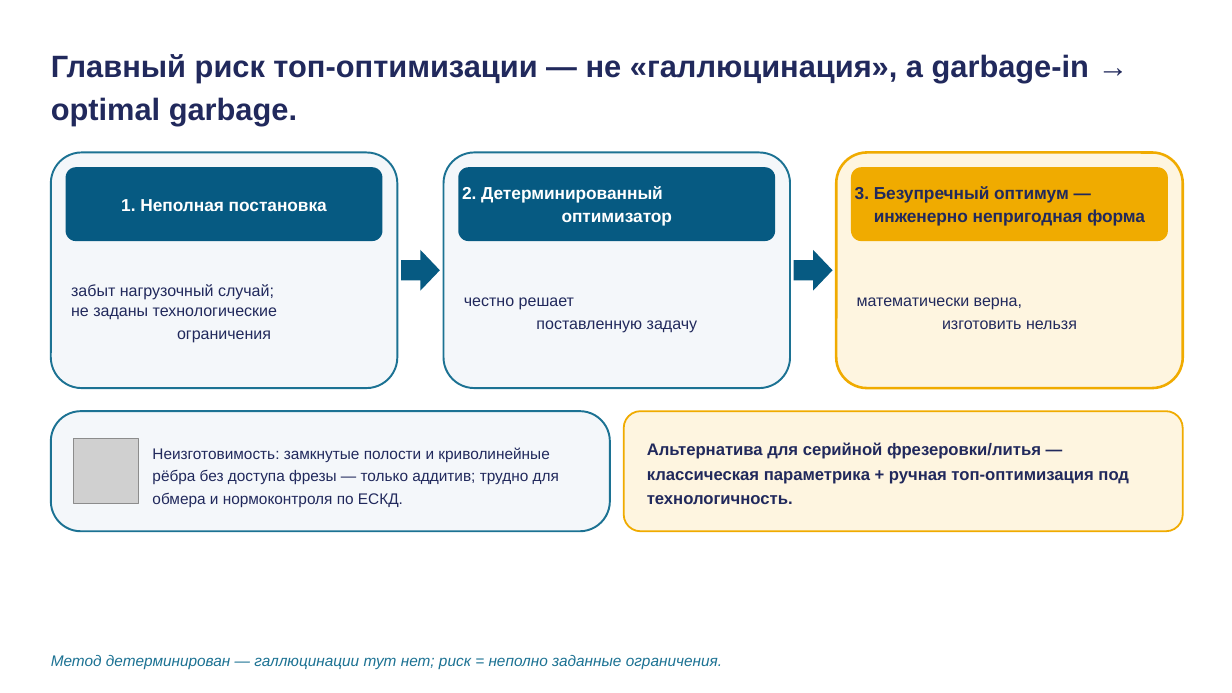
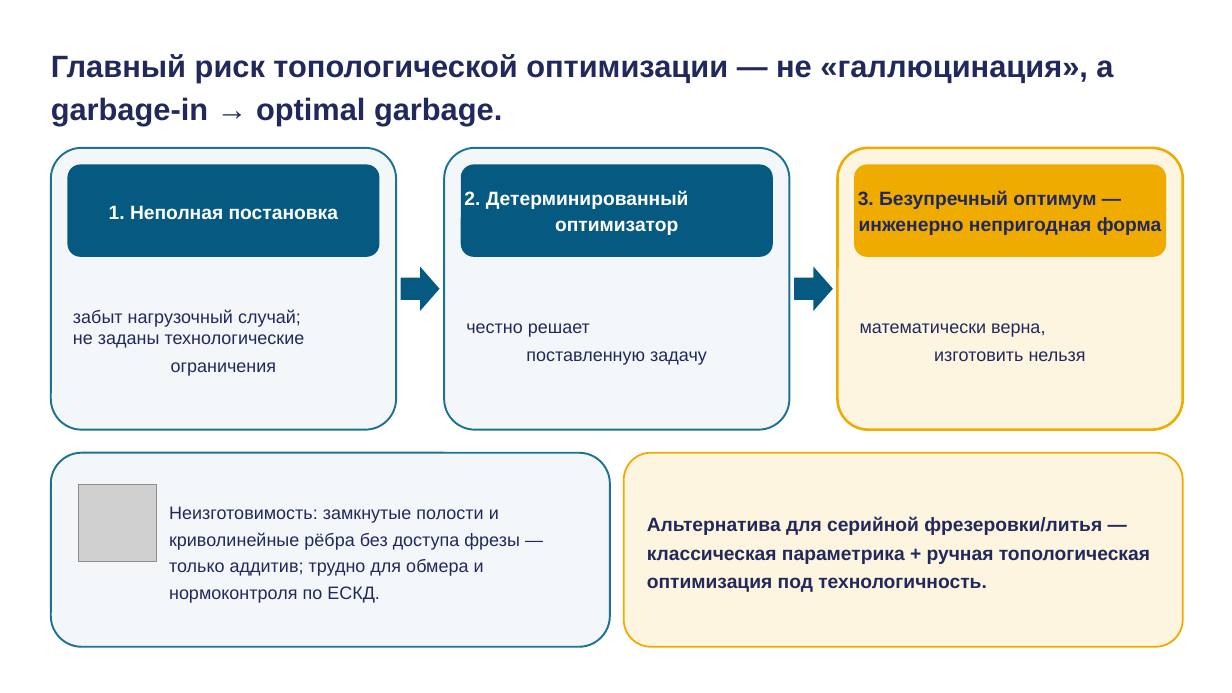
Before and after one commit to tellina-study/AI-usage-lessons, a slide deck: slide 14 of library/lectures/lec-06/rendered/lec-06.pptx. Drawn at 1232x693 pixels with LibreOffice and Linux fonts; fonts in the diff are those of the drawing; grey boxes stand for pictures. Boxes give left, top, right and bottom in pixels: in the first picture for what was removed or moved away, otherwise in the second. Text is boxed around its words. In the diff, an @@ line names an element or a change of style, - is before the commit and + after.

```diff
--- a/library/lectures/lec-06/rendered/lec-06.pptx
+++ b/library/lectures/lec-06/rendered/lec-06.pptx
@@ text at (x1=51, y1=54, x2=1113, y2=126): text changed @@
-Главный риск топ-оптимизации — не «галлюцинация», а garbage-in → optimal garbage.
+Главный риск топологической оптимизации — не «галлюцинация», а garbage-in → optimal garbage.
@@ rounded rectangle resized from (x1=51, y1=152, x2=397, y2=388) to (x1=51, y1=148, x2=396, y2=430) @@
@@ rounded rectangle resized from (x1=444, y1=152, x2=790, y2=388) to (x1=445, y1=148, x2=790, y2=430) @@
@@ rounded rectangle resized from (x1=836, y1=152, x2=1183, y2=388) to (x1=837, y1=148, x2=1183, y2=430) @@
@@ rounded rectangle resized from (x1=66, y1=167, x2=383, y2=241) to (x1=67, y1=165, x2=380, y2=257) @@
@@ rounded rectangle resized from (x1=458, y1=167, x2=775, y2=241) to (x1=461, y1=165, x2=774, y2=257) @@
@@ rounded rectangle resized from (x1=851, y1=167, x2=1168, y2=241) to (x1=854, y1=165, x2=1166, y2=257) @@
@@ size 13.5 to 15 pt; line spacing 1.08 to 1.1 in 3 elements at (x1=109, y1=205, x2=338, y2=219), (x1=464, y1=190, x2=689, y2=235), (x1=858, y1=190, x2=1162, y2=235) @@
@@ text "забыт нагрузочный случай; не заданы ..." moved from (x1=71, y1=284, x2=277, y2=343) to (x1=73, y1=309, x2=305, y2=376) @@
@@ right arrow resized from (x1=401, y1=250, x2=440, y2=290) to (x1=401, y1=266, x2=440, y2=311) @@
@@ text "честно решает поставленную задачу" moved from (x1=464, y1=297, x2=698, y2=333) to (x1=466, y1=323, x2=707, y2=365) @@
@@ right arrow resized from (x1=794, y1=250, x2=833, y2=290) to (x1=794, y1=266, x2=833, y2=311) @@
@@ size 12.5 to 14 pt; line spacing 1.22 to 1.28 in 3 elements at (x1=73, y1=309, x2=305, y2=376), (x1=466, y1=323, x2=707, y2=365), (x1=860, y1=323, x2=1086, y2=361) @@
@@ text "математически верна, изготовить нельзя" moved from (x1=857, y1=297, x2=1077, y2=329) to (x1=860, y1=323, x2=1086, y2=361) @@
@@ proportions changed in 4 elements at (x1=445, y1=148, x2=790, y2=430), (x1=51, y1=148, x2=396, y2=430), (x1=837, y1=148, x2=1183, y2=430), (x1=51, y1=453, x2=610, y2=647) @@
@@ rounded rectangle resized from (x1=51, y1=411, x2=610, y2=531) to (x1=51, y1=453, x2=610, y2=647) @@
@@ text "Неизготовимость: замкнутые полости и криволинейные ..." moved from (x1=152, y1=447, x2=559, y2=507) to (x1=169, y1=506, x2=520, y2=603) @@
@@ text "Неизготовимость: замкнутые полости и криволинейные ..." at (x1=169, y1=506, x2=520, y2=603): size 12 to 14 pt; line spacing 1.22 to 1.24 @@
@@ rounded rectangle resized from (x1=624, y1=411, x2=1183, y2=531) to (x1=624, y1=453, x2=1183, y2=647) @@
@@ picture resized from (x1=74, y1=439, x2=139, y2=504) to (x1=79, y1=484, x2=156, y2=562) @@
@@ text at (x1=647, y1=516, x2=1150, y2=592): text changed; size 13 to 15 pt @@
-Альтернатива для серийной фрезеровки/литья — классическая параметрика + ручная топ-оптимизация под технологичность.
+Альтернатива для серийной фрезеровки/литья — классическая параметрика + ручная топологическая оптимизация под технологичность.
@@ text removed at (x1=51, y1=655, x2=722, y2=670) @@
-Метод детерминирован — галлюцинации тут нет; риск = неполно заданные ограничения.
```
Also in this commit, not shown: 29 other slides changed, 8 other files.
